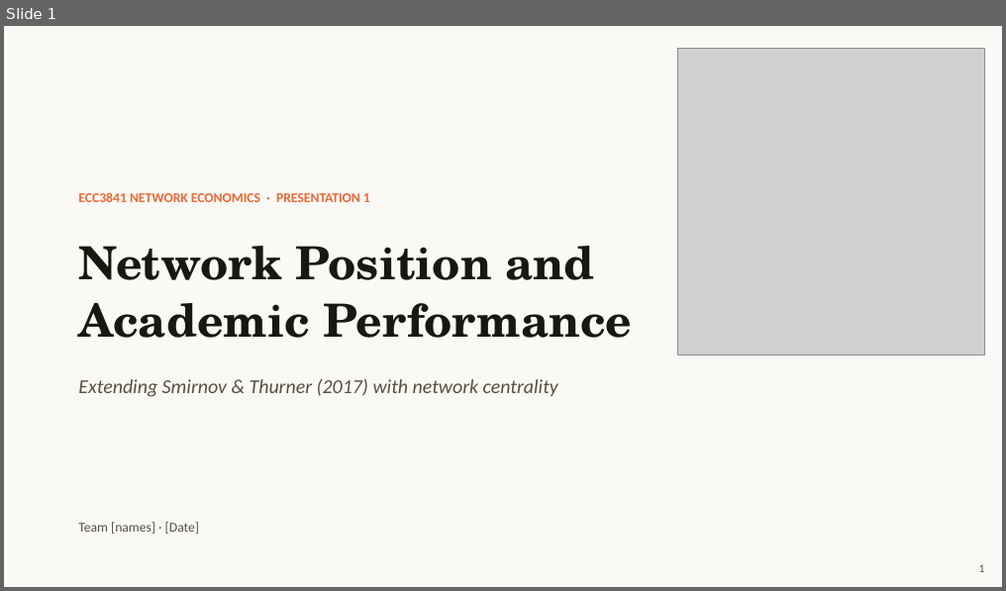
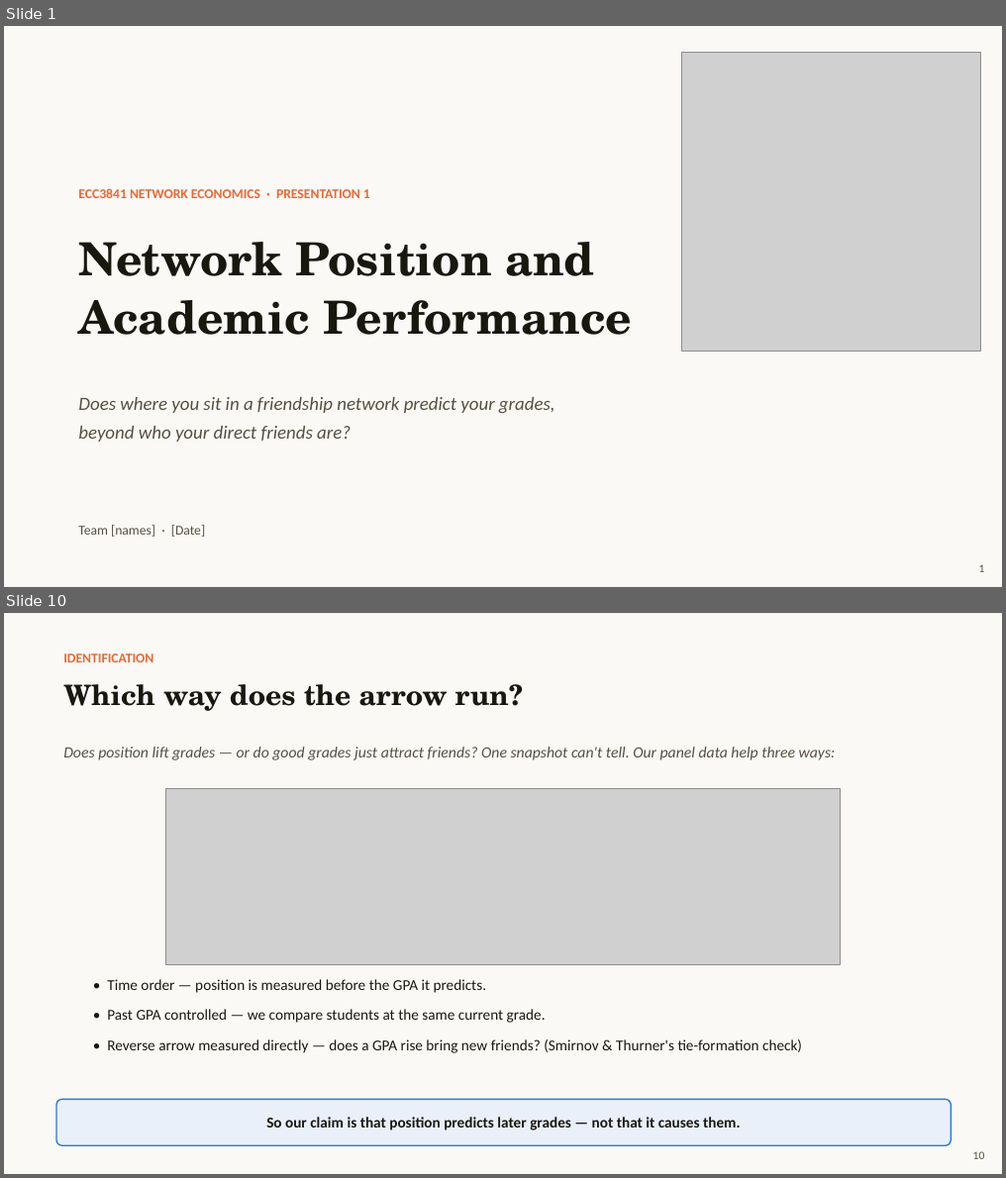
Before and after one commit to TingyingHuang/ECC3841-network-position-and-academic-performance, a slide deck: slides/Presentation1.pptx. Shown one above the other, each under a label of ours: slide 1 before the commit, slides 1 and 10 after it; the slides between them are not shown. The pictures are 1006x591 and 1006x1178 pixels, drawn with LibreOffice and Linux fonts; fonts in the diff are those of the drawing; grey boxes stand for pictures. Boxes give left, top, right and bottom in pixels: in the first picture for what was removed or moved away, otherwise in the second. Text is boxed around its words. In the diff, an @@ line names an element or a change of style, - is before the commit and + after.

```diff
--- a/slides/Presentation1.pptx
+++ b/slides/Presentation1.pptx
@@ slide 10 added at [4, 613, 1002, 1174], background #FFFFFF @@
@@ rectangle added at [4, 613, 1002, 1174], fill #FAF9F6 @@
@@ text added at [63, 654, 153, 663], 13 pt, text #EB6834, bold @@
+IDENTIFICATION
@@ text added at [63, 684, 523, 711], 27 pt, text #19180F, bold @@
+Which way does the arrow run?
@@ text added at [63, 747, 836, 761], 15 pt, text #55503F, italic @@
+Does position lift grades — or do good grades just attract friends? One snapshot can't tell. Our panel data help three ways:
@@ picture added at [166, 789, 841, 964] @@
@@ text added at [107, 979, 802, 1054], 14.5 pt, text #19180F @@
+• Time order — position is measured before the GPA it predicts.
+• Past GPA controlled — we compare students at the same current grade.
+• Reverse arrow measured directly — does a GPA rise bring new friends? (Smirnov & Thurner's tie-formation check)
@@ rounded rectangle added at [56, 1100, 951, 1146], fill #E9F0FA, outline #2A78D6 1.25 pt, 14.5 pt, text #19180F, bold @@
+So our claim is that position predicts later grades — not that it causes them.
@@ text added at [973, 1152, 985, 1159], 11 pt, text #55503F @@
+10
@@ slide 1 changed as well @@
@@ picture: place and size @@
-picture at [678, 49, 985, 356]
+picture at [681, 52, 981, 352]
@@ text "ECC3841 NETWORK ECONOMICS · PRESENTATION ...": place and size @@
-text "ECC3841 NETWORK ECONOMICS · PRESENTATION ..." at [78, 192, 370, 202]
+text "ECC3841 NETWORK ECONOMICS · PRESENTATION ..." at [78, 188, 370, 198]
@@ text "Network Position and": place and size @@
-text "Network Position and" at [78, 246, 632, 338]
+text "Network Position and" at [78, 242, 632, 335]
@@ text at [78, 397, 555, 442]: text changed; size 19 to 18 pt @@
-Extending Smirnov & Thurner (2017) with network centrality
+Does where you sit in a friendship network predict your grades,
+beyond who your direct friends are?
@@ text "Team [names] · [Date]" rewrapped from [78, 522, 199, 534] to [78, 525, 205, 537] @@
```
Also in this commit, not shown: 3 other slides changed, 7 other slides added, 5 slides removed, 9 other files.
